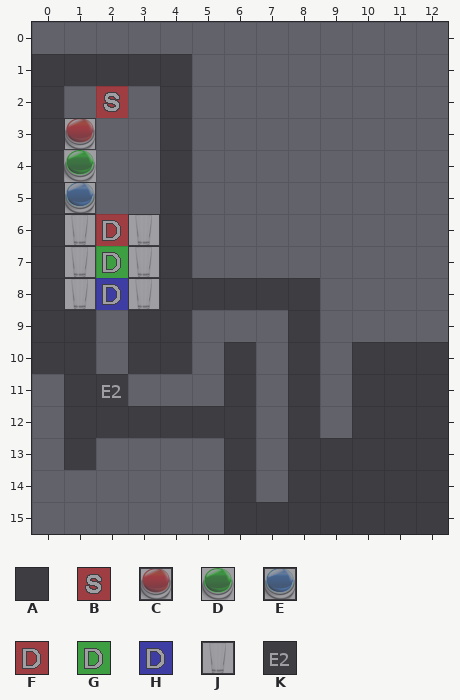
An edit to a level. Tiled map, Levels/Level06_TwoReplicantsThreeButtons.tmx. Above: the version before the commit.
Cells are 32x32 px. Shown: x 0..12, y 0..15. The old version is drawn lined up with the new one.
Key: from "ReplicaTileset": A 0, B 1, C 3, D 4, E 5, F 6, G 7, H 8, J 11, K 21.
_ is an empty cell.
Layer "Tile Layer 2" before, first column x 0:
 0 _____________
 1 AAAAA________
 2 A_B_A________
 3 AC__A________
 4 AD__A________
 5 AE__A________
 6 AJFJA________
 7 AJGJA________
 8 AJHJAAAAA____
 9 AA_AA___A____
10 AA_AA_A_A_AAA
11 _AK___A_A_AAA
12 _AAAAAA_A_AAA
13 _A____A_AAAAA
14 ______A_AAAAA
15 ______AAAAAAA
The same view after the edit:
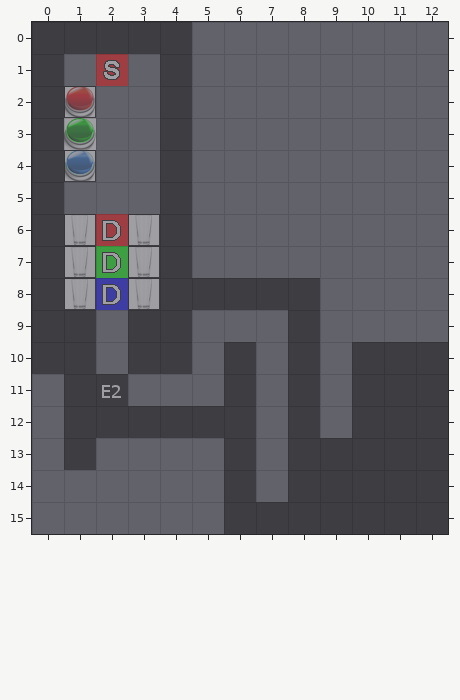
See-through tiles are keyed as they look on the map.
Change:
map size 15x15 -> 15x16 cells (old content now starts at 0,1; both pictures use the new coordinates)
Layer "Tile Layer 2":
The author put tile A in row 0 at x 0 to 4.
Tile A becomes tile B in row 1 at x 2.
The author put tile C in row 2 at x 1.
Tile C becomes tile D in row 3 at x 1.
Tile D becomes tile E in row 4 at x 1.
Tile A is gone in row 1 at x 1 and 3.
Tile B is gone in row 2 at x 2.
Tile E is gone in row 5 at x 1.
Boxes around the changes in both pictures, in picture pixels (x1, y1, x2, y2):
changed: (32, 22, 192, 214)
